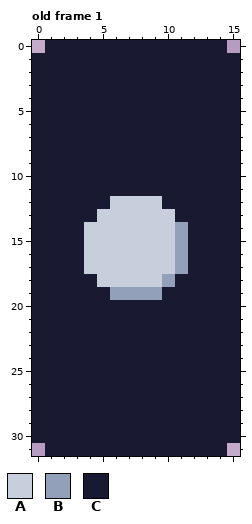
One commit to this pixel-art file: assets/Door_Opening.aseprite. The first picture shows the starting point.
16x32 pixels, 2 frames. Shown: old frame 1. The commit also changed other frames, which this record leaves out.
Palette (. is transparent): A #c7cfdd  B #92a1b9  C #1a1932
Pixels before, old frame 1, first column x 0:
 0 .CCCCCCCCCCCCCC.
 1 CCCCCCCCCCCCCCCC
 2 CCCCCCCCCCCCCCCC
 3 CCCCCCCCCCCCCCCC
 4 CCCCCCCCCCCCCCCC
 5 CCCCCCCCCCCCCCCC
 6 CCCCCCCCCCCCCCCC
 7 CCCCCCCCCCCCCCCC
 8 CCCCCCCCCCCCCCCC
 9 CCCCCCCCCCCCCCCC
10 CCCCCCCCCCCCCCCC
11 CCCCCCCCCCCCCCCC
12 CCCCCCAAAACCCCCC
13 CCCCCAAAAAACCCCC
14 CCCCAAAAAAABCCCC
15 CCCCAAAAAAABCCCC
16 CCCCAAAAAAABCCCC
17 CCCCAAAAAAABCCCC
18 CCCCCAAAAABCCCCC
19 CCCCCCBBBBCCCCCC
20 CCCCCCCCCCCCCCCC
21 CCCCCCCCCCCCCCCC
22 CCCCCCCCCCCCCCCC
23 CCCCCCCCCCCCCCCC
24 CCCCCCCCCCCCCCCC
25 CCCCCCCCCCCCCCCC
26 CCCCCCCCCCCCCCCC
27 CCCCCCCCCCCCCCCC
28 CCCCCCCCCCCCCCCC
29 CCCCCCCCCCCCCCCC
30 CCCCCCCCCCCCCCCC
31 .CCCCCCCCCCCCCC.
And afterwards:
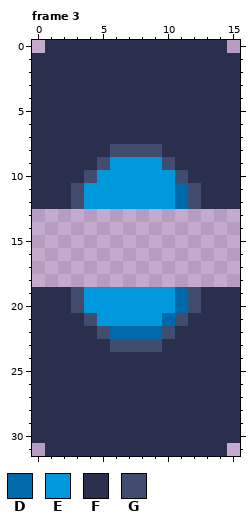
Colours new in this view: D #0069aa  E #0098dc  F #2a2f4e  G #424c6e
A new or re-ordered frame is compared with the old frame closest to it.
Diff:
frames 2 -> 7
Changed rows in their new state; - is an unchanged pixel.
Frame 3 is new; against old frame 1:
first column x 0:
 0 -FFFFFFFFFFFFFF-
 1 FFFFFFFFFFFFFFFF
 2 FFFFFFFFFFFFFFFF
 3 FFFFFFFFFFFFFFFF
 4 FFFFFFFFFFFFFFFF
 5 FFFFFFFFFFFFFFFF
 6 FFFFFFFFFFFFFFFF
 7 FFFFFFFFFFFFFFFF
 8 FFFFFFGGGGFFFFFF
 9 FFFFFGEEEEGFFFFF
10 FFFFGEEEEEEGFFFF
11 FFFGEEEEEEEDGFFF
12 FFFGEEEEEEEDGFFF
13 ................
14 ................
15 ................
16 ................
17 ................
18 ................
19 FFFGEEEEEEEDGFFF
20 FFFGEEEEEEEDGFFF
21 FFFFGEEEEEDGFFFF
22 FFFFFGDDDDGFFFFF
23 FFFFFFGGGGFFFFFF
24 FFFFFFFFFFFFFFFF
25 FFFFFFFFFFFFFFFF
26 FFFFFFFFFFFFFFFF
27 FFFFFFFFFFFFFFFF
28 FFFFFFFFFFFFFFFF
29 FFFFFFFFFFFFFFFF
30 FFFFFFFFFFFFFFFF
31 -FFFFFFFFFFFFFF-
Changed places in both pictures, as pixel boxes (x1, y1, x2, y2):
changed: (32, 40, 240, 456)
